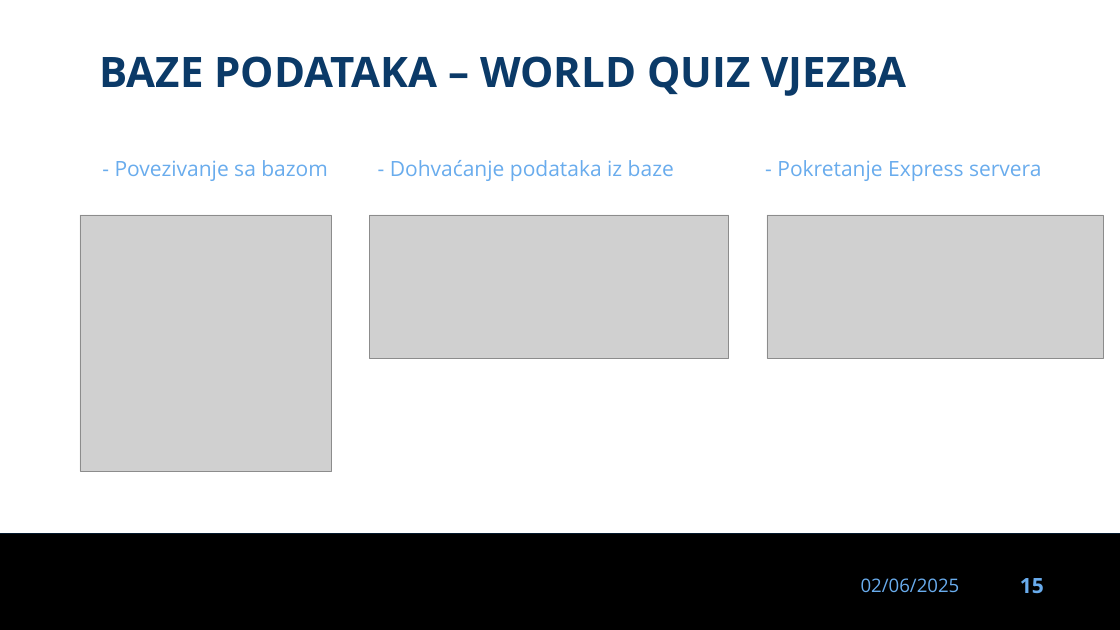
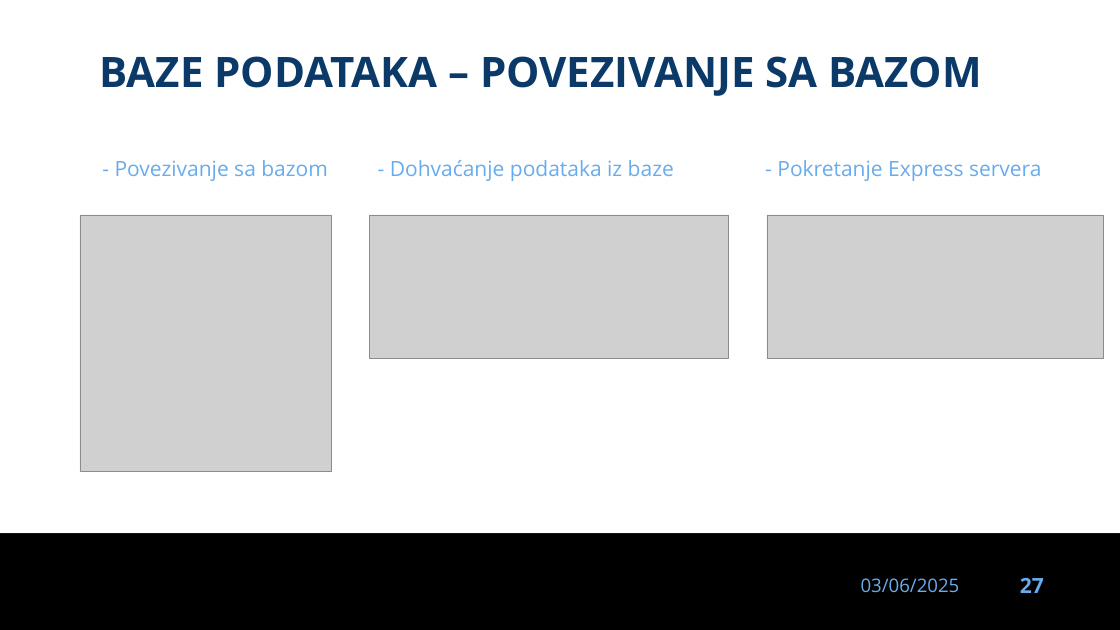
Before and after one commit to dinoDuvnjak/CTK, a slide deck: slide 27 of Bootcamp/DB-uvod/DB-uvod.pptx (slide 15 before the commit). Drawn at 1120x630 pixels with LibreOffice and Linux fonts; fonts in the diff are those of the drawing; grey boxes stand for pictures; background and template pictures are left out. Boxes give left, top, right and bottom in pixels: in the first picture for what was removed or moved away, otherwise in the second. Text is boxed around its words. In the diff, an @@ line names an element or a change of style, - is before the commit and + after.

```diff
--- a/Bootcamp/DB-uvod/DB-uvod.pptx
+++ b/Bootcamp/DB-uvod/DB-uvod.pptx
@@ text at bbox=[99, 56, 982, 96]: text changed @@
-BAZE PODATAKA – WORLD QUIZ VJEZBA
+BAZE PODATAKA – POVEZIVANJE SA BAZOM
@@ text at bbox=[861, 578, 960, 592]: text changed @@
-02/06/2025
+03/06/2025
@@ page number at bbox=[1020, 578, 1044, 593]: text changed @@
-15
+27
```
Also in this commit, not shown: 25 other slides changed, 4 slides added, 4 slides removed, 12 other files.
